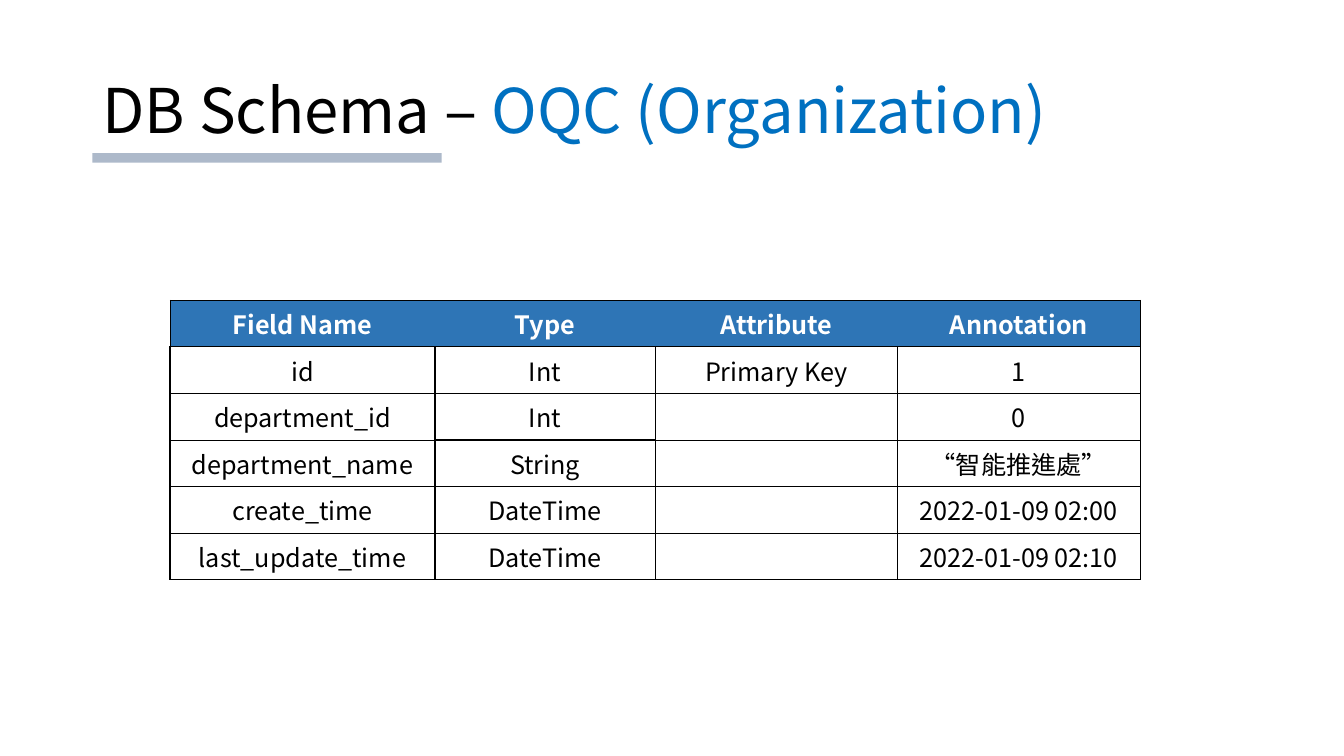
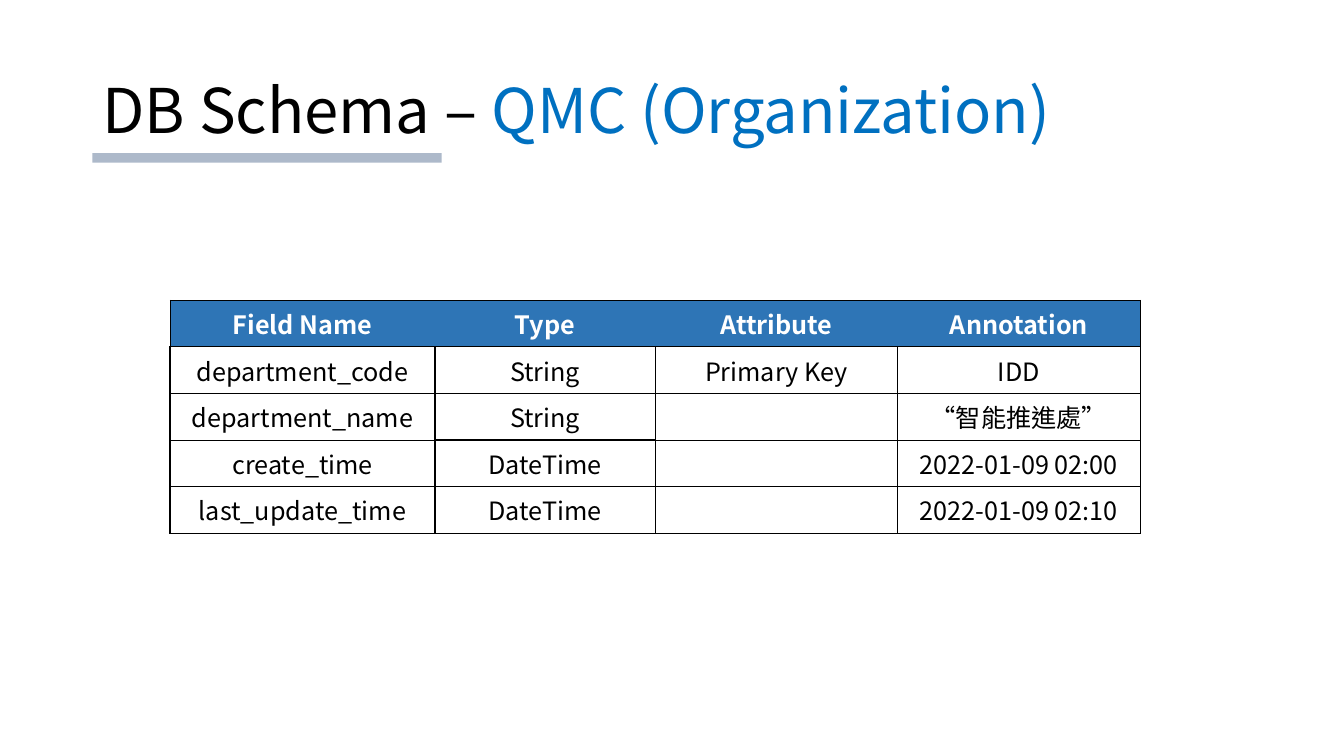
Before and after one commit to deternan/room_reservation, a slide deck: slide 7 of documents/room_reservation_v0.3.pptx (slide 8 before the commit). Drawn at 1344x756 pixels with LibreOffice and Linux fonts; fonts in the diff are those of the drawing. Boxes give left, top, right and bottom in pixels: in the first picture for what was removed or moved away, otherwise in the second. Text is boxed around its words. In the diff, an @@ line names an element or a change of style, - is before the commit and + after.

```diff
--- a/documents/room_reservation_v0.3.pptx
+++ b/documents/room_reservation_v0.3.pptx
@@ title at (102,83,1050,149): text changed @@
-DB Schema – OQC (Organization)
+DB Schema – QMC (Organization)
@@ table at (170,300,1141,530) @@
-row 2: id | Int | Primary Key | 1
-row 3: department_id | Int |  | 0
+row 2: department_code | String | Primary Key | IDD
```
Also in this commit, not shown: 2 other slides changed, 1 slide removed.
